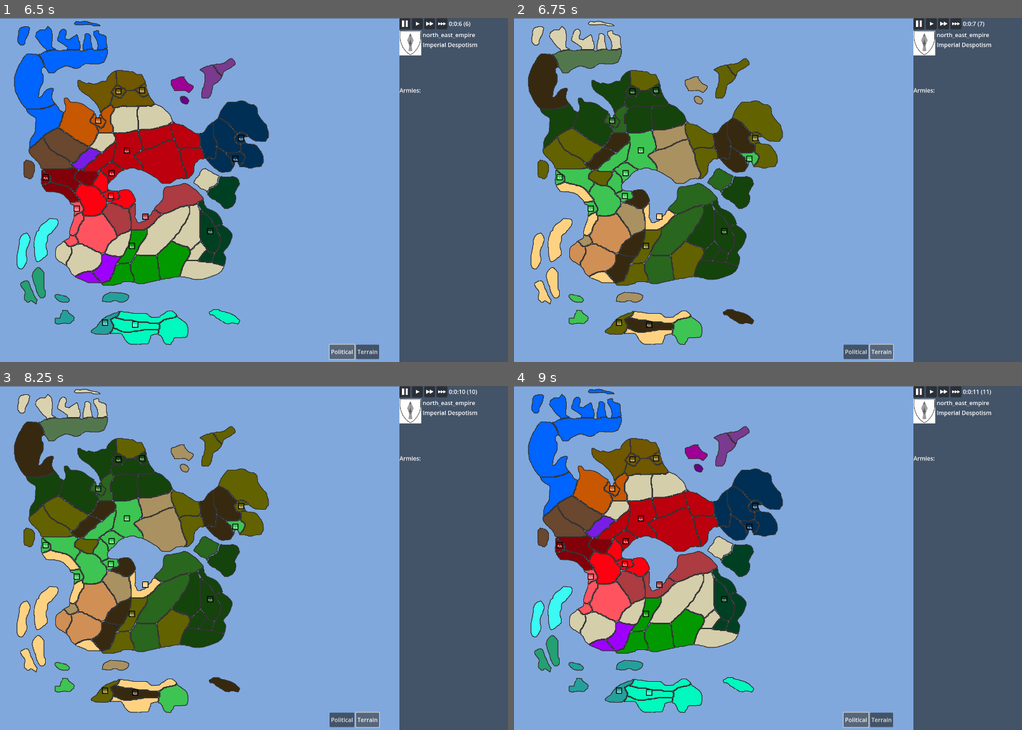
Above: before the commit, frames 1-4 (two rows, left to right).
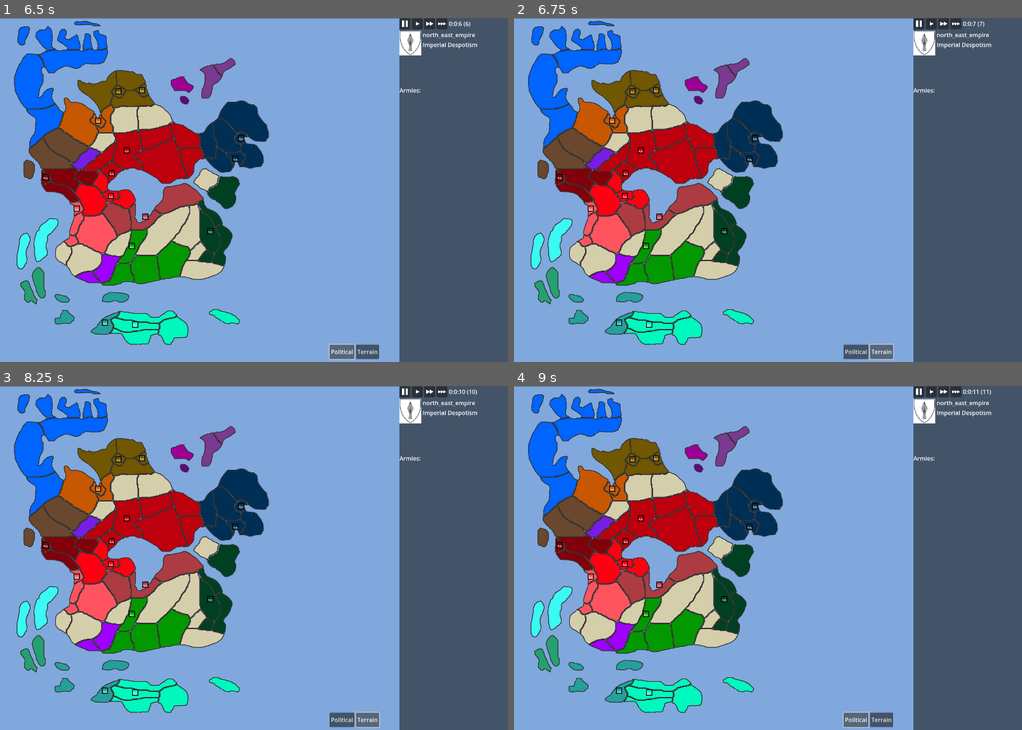
Above: after the commit, the same moments.

Repository: code-11/StormCell
Game: Godot game, scene res://testing.tscn
Same seed, same stepped clock (60 frames per second), same inputs: the game is played once before the commit and once after it.
Inputs (mouse positions are in pixels of both pictures, inside the frame that each line leads up to):
- Up to frame 1 (6.5 s): click "New Game" at 0.5 s; click (416, 24) at 1.25 s; click (416, 24) at 2 s; click (431, 24) at 2.75 s; click (431, 24) at 3.5 s; click (441, 24) at 4.25 s; click (441, 24) at 5 s; click "Political" at 5.75 s
- Up to frame 2 (6.75 s): click "Terrain" at 6.5 s
- Up to frame 3 (8.25 s): click "Political" at 7.25 s; click "Terrain" at 8 s
- Up to frame 4 (9 s): click "Political" at 8.75 s

Frame 1 is identical in both runs. In frame 2, 19% of the frame differs, in the area x 2-53%, y 0-95%; in frame 3, 19%; in frame 4, nothing differs.
Error after the commit: Invalid access to property or key 'terrain' on a base object of type 'Node2D (PathOverlay.gd)'. (res://MapLoader.gd:42)

Commit message:
Fix path lines hidden under region polygons
_draw() on a node runs before its children, so lines were covered.
PathOverlay.gd is added as the last child of RegionGeoLoader after all
regions, so it renders on top of all polygon layers.

Co-Authored-By: Claude Sonnet 4.6 <noreply@anthropic.com>

Diff:
--- /dev/null
+++ b/stormCellGodot/PathOverlay.gd
@@ -0,0 +1,21 @@
+extends Node2D
+
+func _draw():
+	var geo = get_parent()
+	var gui = get_node_or_null("/root/Node2D/TheGame/GuiCtrl")
+	if gui == null or gui.selected_region == null:
+		return
+	var selected = gui.selected_region
+	for army in geo.get_armies(selected):
+		if army.move_queue.is_empty():
+			continue
+		var cur = geo.get_bb_center(geo.get_region_bb(selected))
+		var prev = Vector2(cur[0], cur[1])
+		for region in army.move_queue:
+			var next_c = geo.get_bb_center(geo.get_region_bb(region))
+			var next = Vector2(next_c[0], next_c[1])
+			draw_dashed_line(prev, next, Color.BLACK, 2.0, 8.0)
+			prev = next
+
+func _process(_delta):
+	queue_redraw()
--- a/stormCellGodot/RegionGeoLoader.gd
+++ b/stormCellGodot/RegionGeoLoader.gd
@@ -179,6 +179,7 @@
 	print(LONGEST_EXTENT)
 	adjacency = _adjacency_helper.build_adjacency_graph(get_children())
 	print("Adjacency graph built: %s regions" % adjacency.size())
+	add_child(preload("res://PathOverlay.gd").new())
 
 func color_region(region,color_hex):
 	var polys=region.get_children()
@@ -364,24 +365,8 @@
 			   and army.can_change_stance():
 				_advance_army_one_step(army, cur_day)
 
-func _draw():
-	var gui = get_node_or_null("/root/Node2D/TheGame/GuiCtrl")
-	if gui == null or gui.selected_region == null:
-		return
-	var selected = gui.selected_region
-	for army in get_armies(selected):
-		if army.move_queue.is_empty():
-			continue
-		var cur = get_bb_center(get_region_bb(selected))
-		var prev = Vector2(cur[0], cur[1])
-		for region in army.move_queue:
-			var next_c = get_bb_center(get_region_bb(region))
-			var next = Vector2(next_c[0], next_c[1])
-			draw_dashed_line(prev, next, Color.BLACK, 2.0, 8.0)
-			prev = next
-
 func _ready():
 	pass
 
 func _process(_delta):
-	queue_redraw()
+	pass
